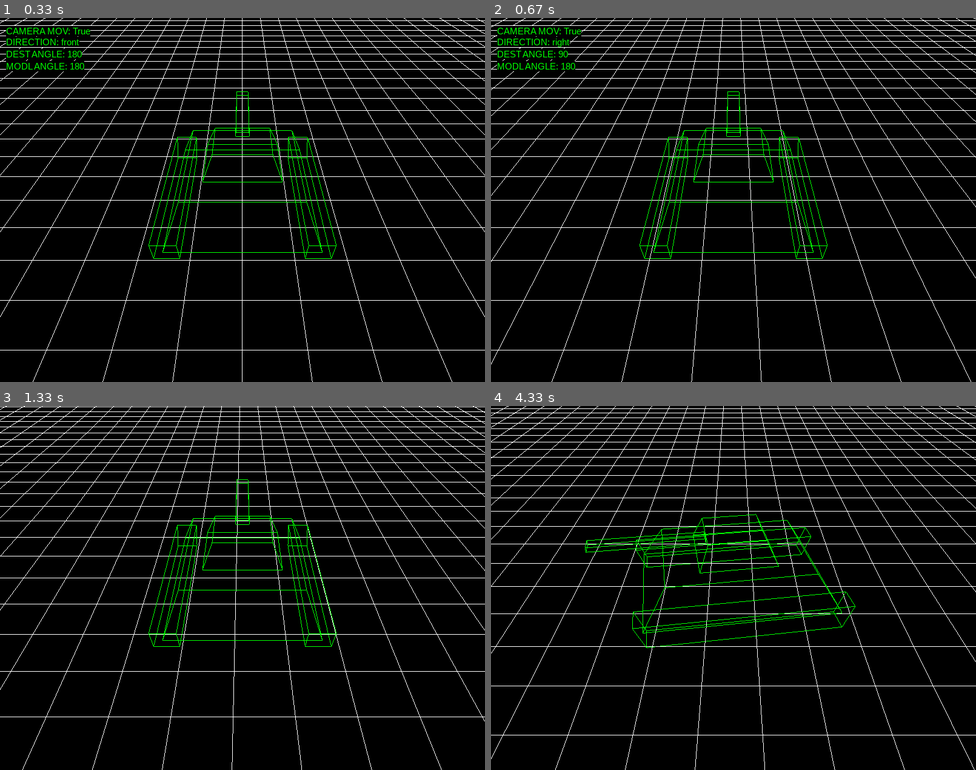
Above: before the commit, frames 1-4 (two rows, left to right).
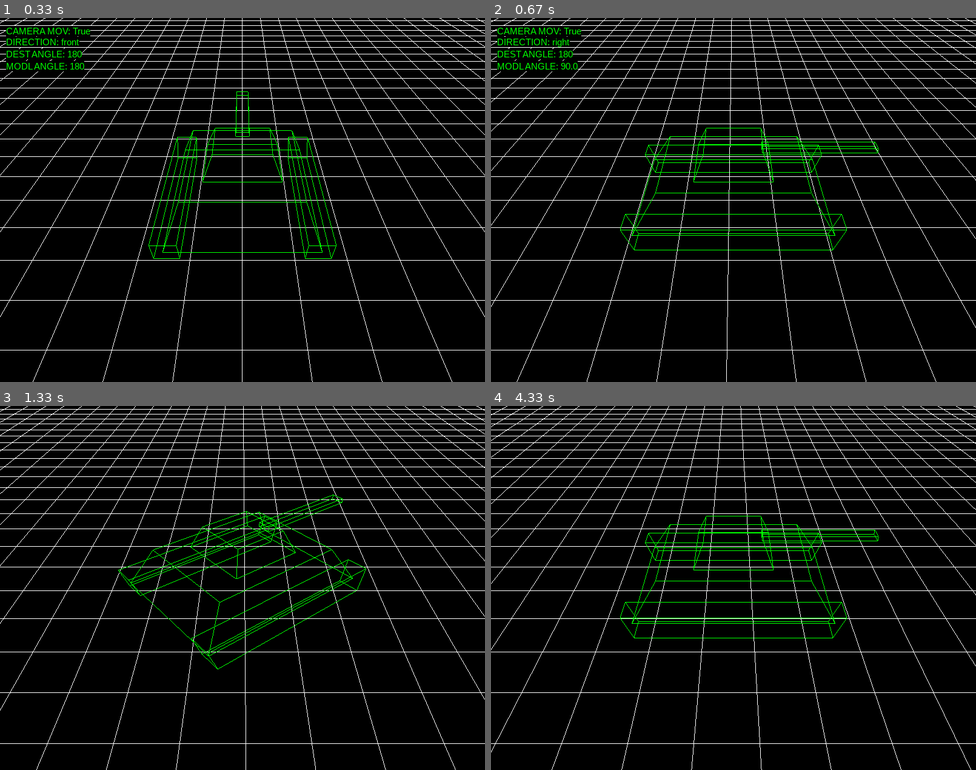
Above: after the commit, the same moments.

Repository: antonioam82/tank_controller
Game: pygame game, started from tank_demo_0.py
Two runs of this game, one before a commit and one after it. Both use one fixed random seed, a clock stepped at 60 frames per second and the inputs below.
Inputs:
- Up to frame 1 (0.33 s): no input
- Up to frame 2 (0.67 s): hold Right from 0.33 s (still down)
- Up to frame 3 (1.33 s): release Right at 0.8 s; hold Up 0.83-1.13 s; hold Right from 1.17 s (still down); tap J at 1.23 s; tap C at 1.32 s
- Up to frame 4 (4.33 s): tap J at 1.53, 1.73, 2.03, 2.3, 2.63, 2.93, 3.07, 4.13 s; release Right at 1.63 s; hold Left 1.67-2.2 s; hold Down 2.23-2.53 s; tap V at 2.38 s; hold Left 2.57-2.97 s; tap C at 2.72, 4.22 s; hold Up 3-3.37 s; hold Down from 4.07 s (still down)

Frame 1 is identical in both runs. In frame 2, 4.8% of the frame differs, in the area x 0-100%, y 0-100%; in frame 3, 12%; in frame 4, 12%.

Commit message:
Definida casuistica de direcciones para 'direction = front' y 'direction = right'

Diff:
--- a/tank_demo_0.py
+++ b/tank_demo_0.py
@@ -178,29 +178,29 @@
                     rotating = True
                     grid_mov_z = 0.0
                     grid_mov_x = 0.0
-                    dest_model_angle = 180
-                    direction = 'front'
+                    #dest_model_angle = 180
+                    new_direction = 'front'
 
                 elif e.key == K_DOWN:
                     rotating = True
                     grid_mov_z = 0.0
                     grid_mov_x = 0.0
-                    dest_model_angle = 0
-                    direction = 'back'
+                    #dest_model_angle = 0
+                    new_direction = 'back'
 
                 elif e.key == K_LEFT:
                     rotating = True
                     grid_mov_x = 0.0
                     grid_mov_z = 0.0
-                    dest_model_angle = -90
-                    direction = 'left'
+                    #dest_model_angle = -90
+                    new_direction = 'left'
 
                 elif e.key == K_RIGHT:
                     rotating = True
                     grid_mov_z = 0.0
                     grid_mov_x = 0.0
-                    dest_model_angle = 90
-                    direction = 'right'
+                    #dest_model_angle = 90
+                    new_direction = 'right'
 
                 elif e.key == K_b:
                     y_tower = 0.0
@@ -290,7 +290,7 @@
 
         # -----------------GIRO CAMBIO---------------- #
         #print(direction)
-        if rotating:
+        '''if rotating:
             #grid_mov_z = 0.0
             #grid_mov_x = 0.0
             if direction == 'front' or direction == 'right':
@@ -317,7 +317,62 @@
                     else:
                         grid_mov_x = 0.05
                         grid_mov_z = 0.0
-                        rotating = False
+                        rotating = False'''
+        if rotating:
+            model_angle
+            if direction == 'front':
+                if new_direction == 'right':
+                    #dest_model_angle = 90 ############################################
+                    if model_angle > 90:
+                        model_angle -= 3.0
+                    else:
+                        grid_mov_x = -0.05
+                        grid_mov_z = 0.0
+                        direction = new_direction
+                        rotating = False
+                elif new_direction == 'left':
+                    if model_angle < 270:
+                        model_angle += 3.0
+                    else:
+                        grid_mov_x = 0.05
+                        grid_mov_z = 0.00
+                        direction = new_direction
+                        rotating = False
+                elif new_direction == 'back':
+                    if model_angle > 0:
+                        model_angle -= 3.0
+                    else:
+                        grid_mov_x = 0.00
+                        grid_mov_z = -0.05
+                        direction = new_direction
+                        rotating = False
+            elif direction == 'right':
+                if new_direction == 'front':
+                    if model_angle < 180:
+                        model_angle += 3.0
+                    else:
+                        grid_mov_x = 0.00
+                        grid_mov_z = 0.05
+                        direction = new_direction
+                        rotating = False
+                elif new_direction == 'left':
+                    if model_angle < 270:
+                        model_angle += 3.0
+                    else:
+                        grid_mov_x = 0.05
+                        grid_mov_z = 0.00
+                        direction = new_direction
+                        rotating = False
+                elif new_direction == 'back':
+                    if model_angle > 0:
+                        model_angle -= 3.0
+                    else:
+                        grid_mov_x = 0.00
+                        grid_mov_z = -0.05
+                        direction = new_direction
+                        rotating = False
+
+
 
 
         # -------------------------------------------- #
